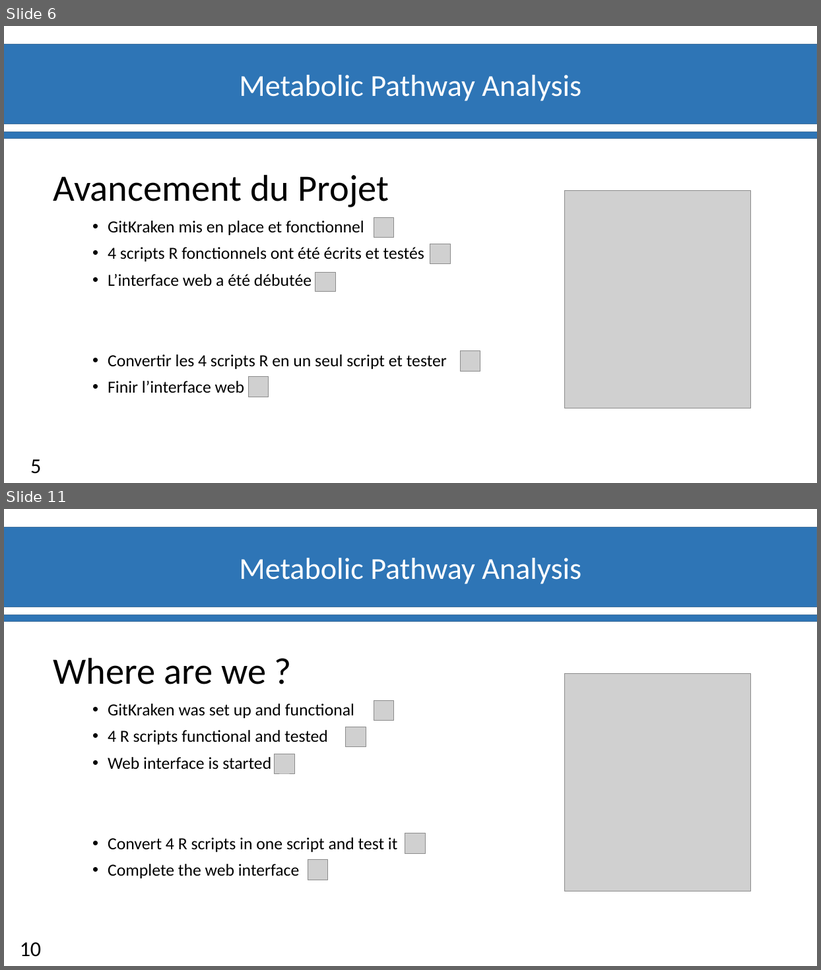
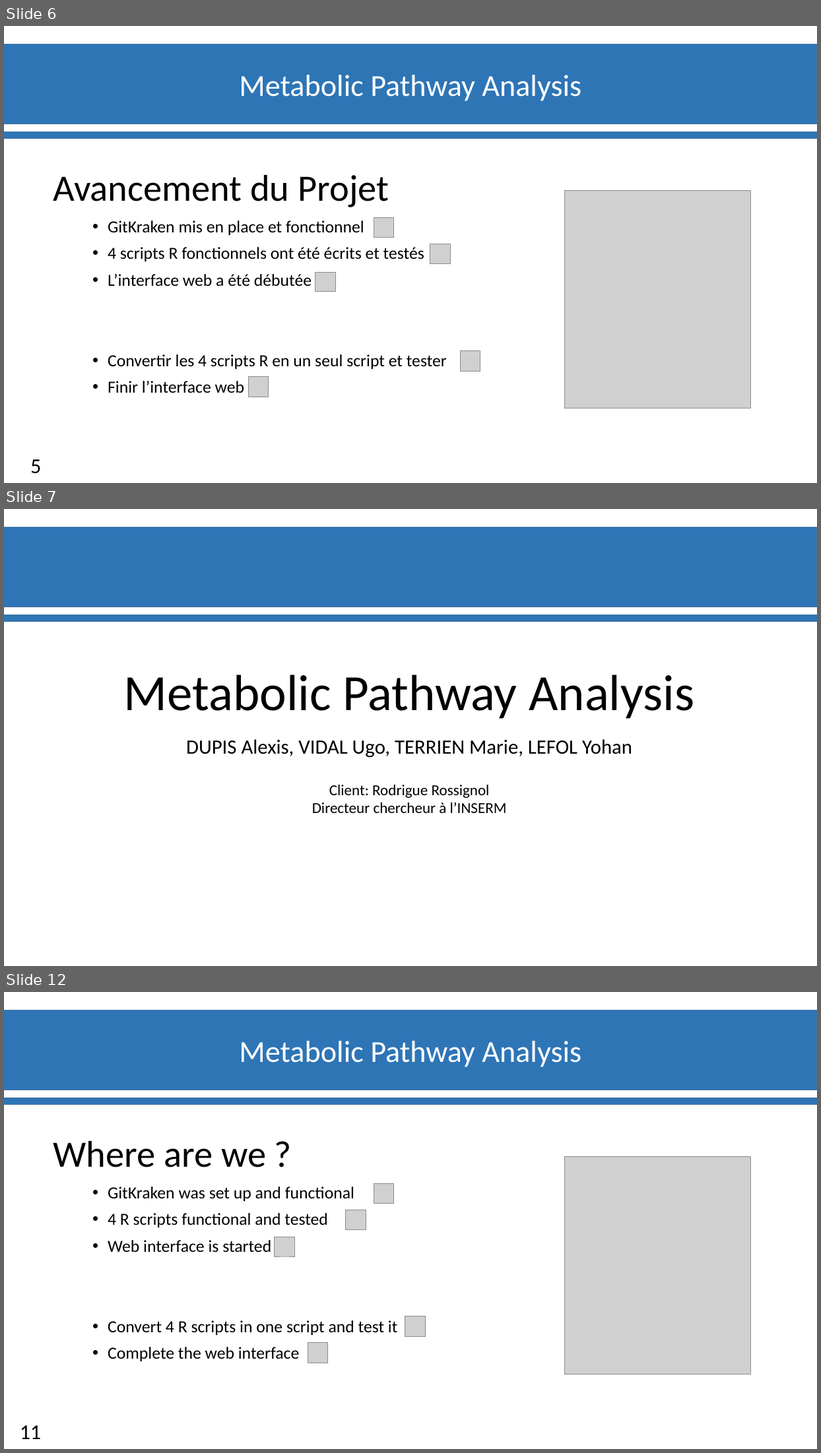
Before and after one commit to materrien/Projet-INSERM, a slide deck: Diapos_Suivit_projet.pptx. Shown one above the other, each under a label of ours: slides 6 and 11 before the commit, slides 6, 7 and 12 after it; the slides between them are not shown. The pictures are 821x970 and 821x1453 pixels, drawn with LibreOffice and Linux fonts; fonts in the diff are those of the drawing; grey boxes stand for pictures; background and template pictures are left out. Boxes give left, top, right and bottom in pixels: in the first picture for what was removed or moved away, otherwise in the second. Text is boxed around its words. In the diff, an @@ line names an element or a change of style, - is before the commit and + after.

```diff
--- a/Diapos_Suivit_projet.pptx
+++ b/Diapos_Suivit_projet.pptx
@@ slide 7 added at <box>4,509,817,966</box>, background #FFFFFF; not listed: 2 template elements that a slide beside it also shows @@
@@ title added at <box>124,675,695,719</box>, 60 pt, text #000000 @@
+Metabolic Pathway Analysis
@@ subtitle added at <box>186,739,632,758</box>, 24 pt, text #000000 @@
+DUPIS Alexis, VIDAL Ugo, TERRIEN Marie, LEFOL Yohan
@@ text added at <box>312,785,507,813</box>, 18 pt, text #000000 @@
+Client: Rodrigue Rossignol
+Directeur chercheur à l’INSERM
@@ what was slide 11 is now slide 12 @@
@@ page number at <box>20,1426,41,1439</box>: text changed @@
-10
+11
```
Also in this commit, not shown: 7 slides changed.
